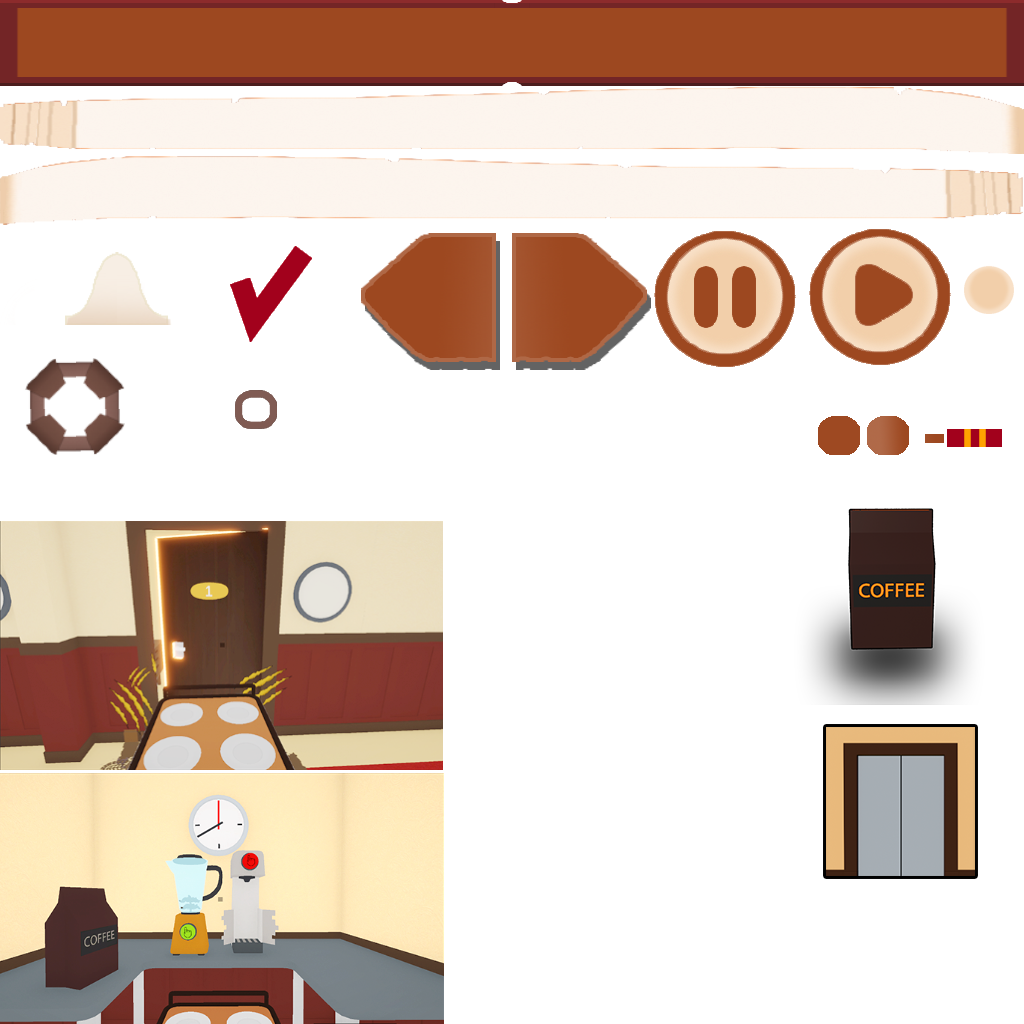
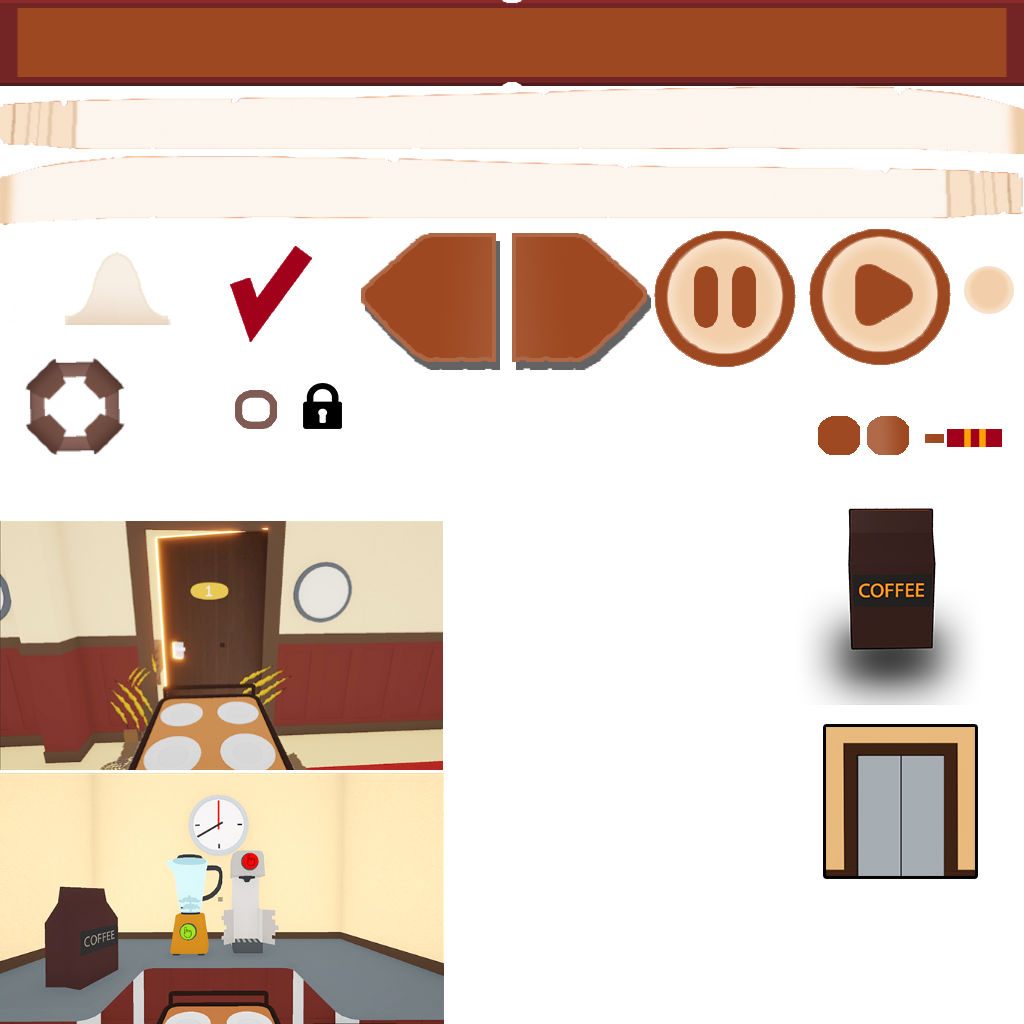
Layered file, before and after one edit (1024x1024). Changes by layer:
added layer "61457" in group "кнопки" over [303, 383, 342, 429]
